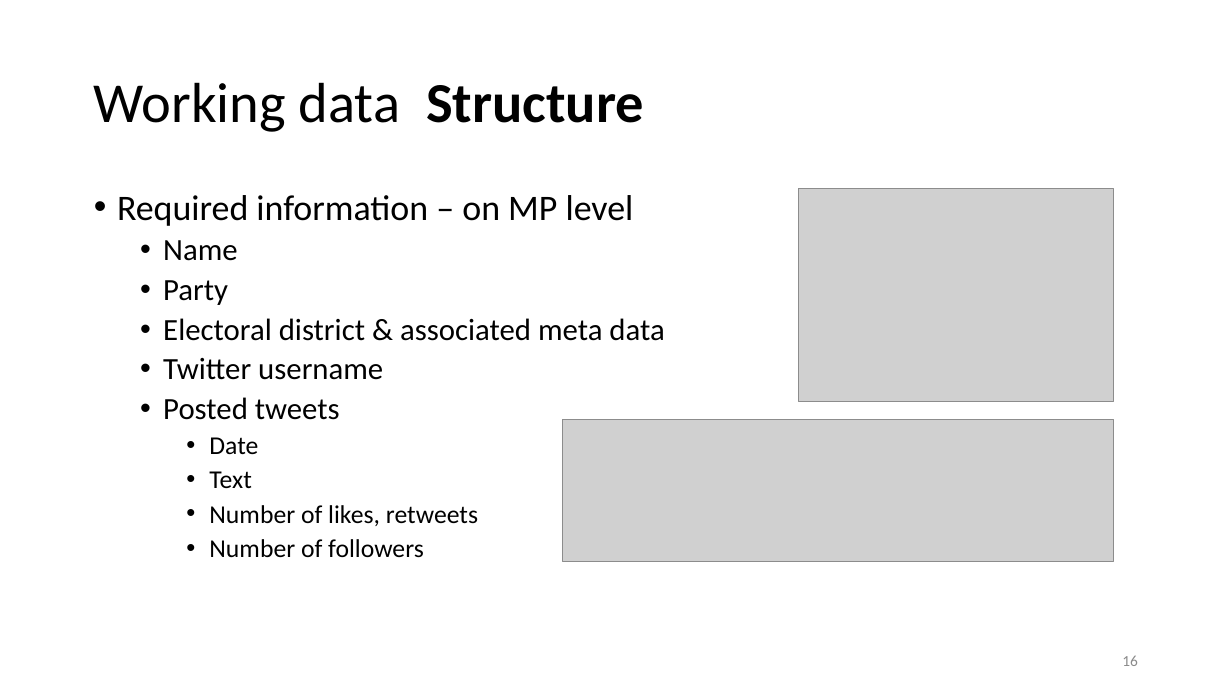
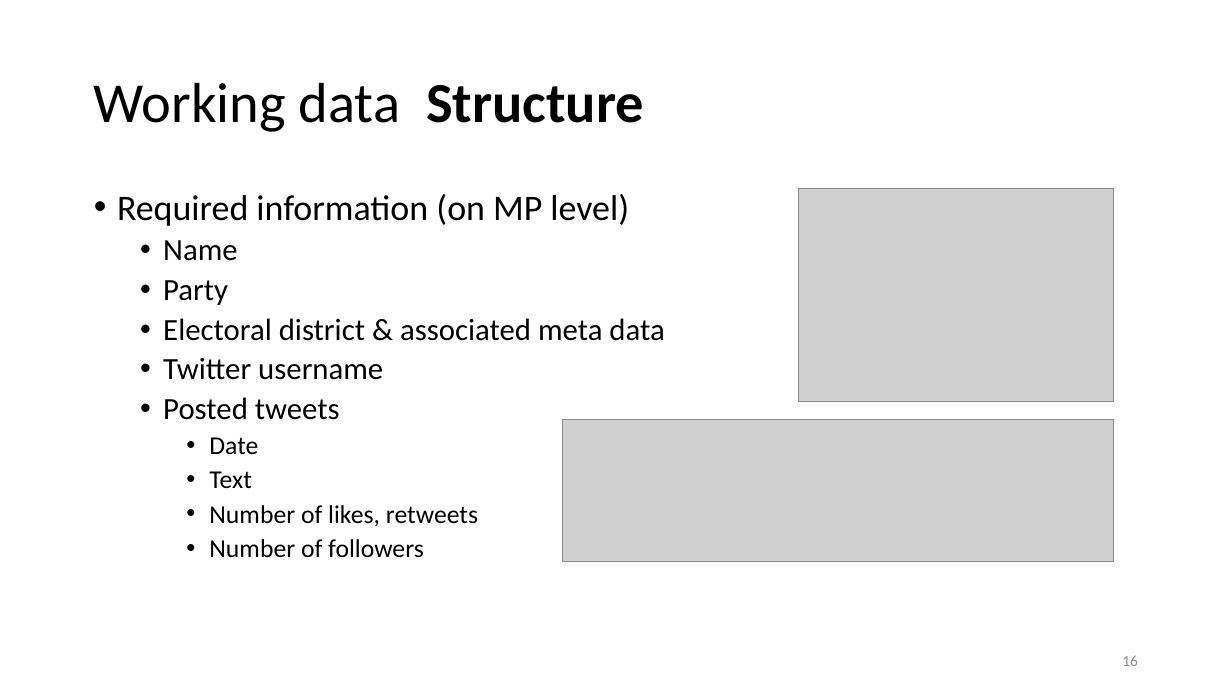
Before and after one commit to lisa-wm/consulting, a slide deck: slide 16 of 5_seminar/Contents_Part_01/Präsentation_Teil1.pptx. Drawn at 1232x693 pixels with LibreOffice and Linux fonts; fonts in the diff are those of the drawing; grey boxes stand for pictures. Boxes give left, top, right and bottom in pixels: in the first picture for what was removed or moved away, otherwise in the second. Text is boxed around its words. In the diff, an @@ line names an element or a change of style, - is before the commit and + after.

```diff
--- a/5_seminar/Contents_Part_01/Präsentation_Teil1.pptx
+++ b/5_seminar/Contents_Part_01/Präsentation_Teil1.pptx
@@ text at bbox=[117, 194, 629, 226]: text changed @@
-• Required information – on MP level
+• Required information (on MP level)
```
Also in this commit, not shown: 14 other slides changed, 8 slides added, 2 slides removed, 4 other files.
